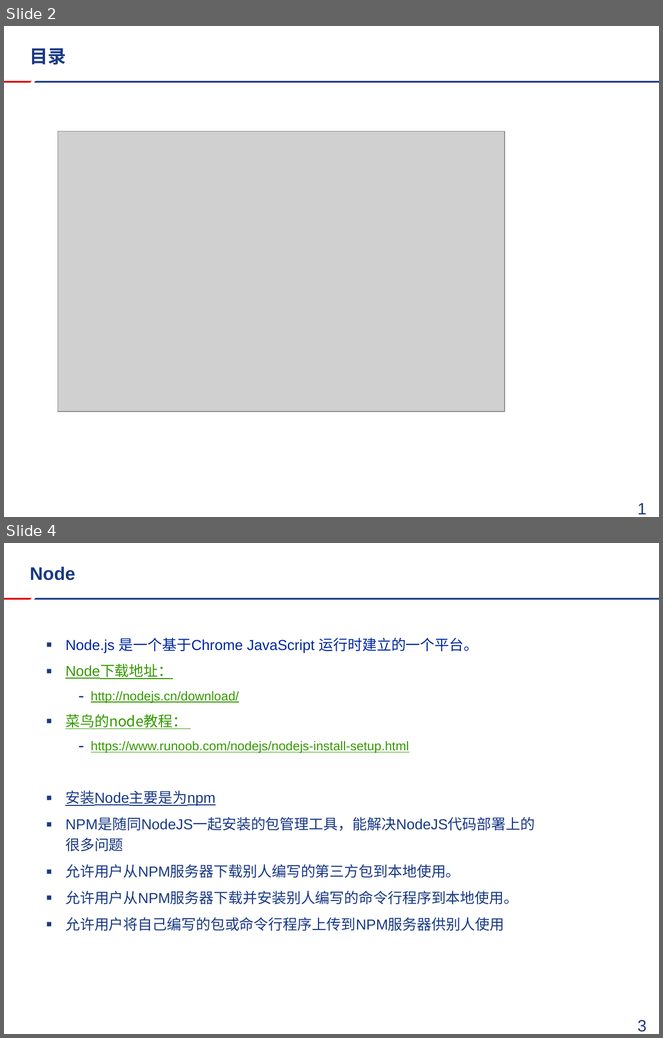
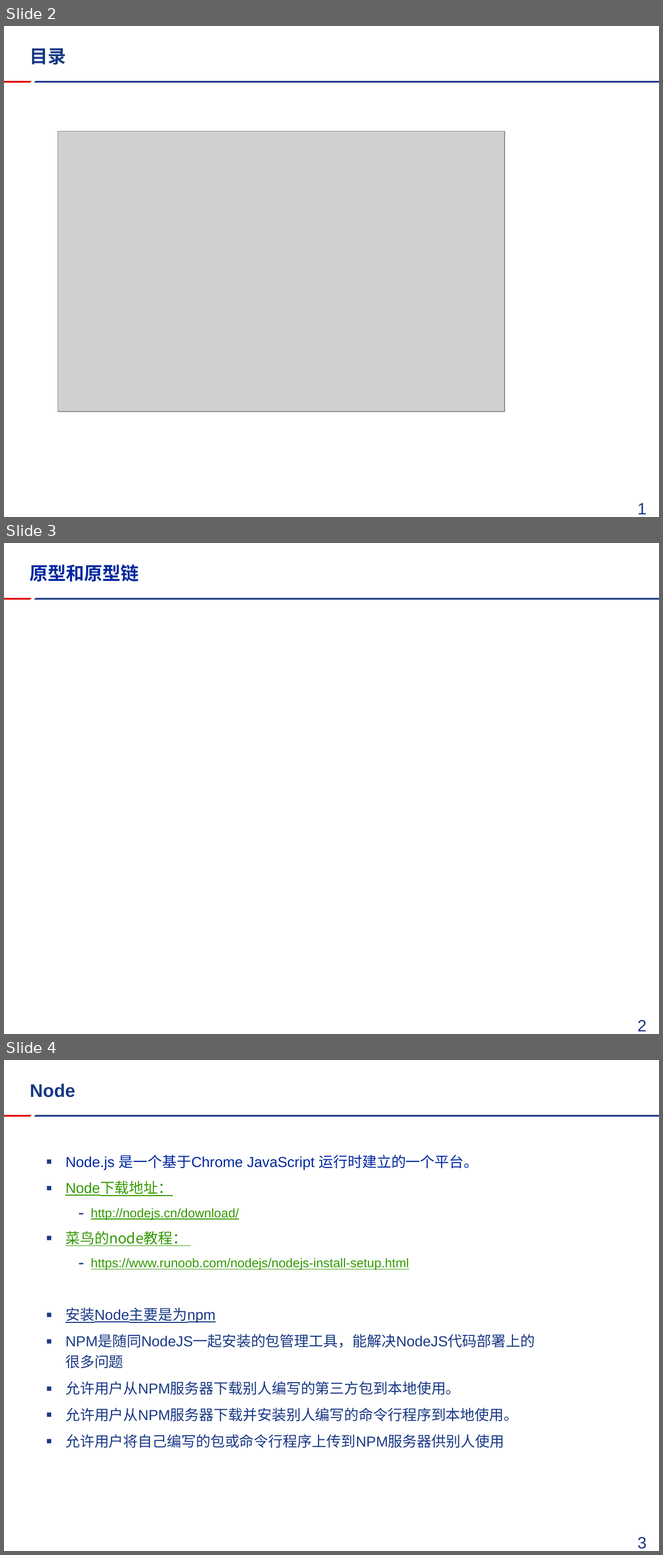
Before and after one commit to FireSmallPanda/swdt, a slide deck: javascript技术分享/mui以及推送分享.pptx. Shown one above the other, each under a label of ours: slides 2 and 4 before the commit, slides 2, 3 and 4 after it; the slides between them are not shown. The pictures are 663x1038 and 663x1555 pixels, drawn with LibreOffice and Linux fonts; fonts in the diff are those of the drawing; grey boxes stand for pictures; background and template pictures are left out. Boxes give left, top, right and bottom in pixels: in the first picture for what was removed or moved away, otherwise in the second. Text is boxed around its words. In the diff, an @@ line names an element or a change of style, - is before the commit and + after.

```diff
--- a/javascript技术分享/mui以及推送分享.pptx
+++ b/javascript技术分享/mui以及推送分享.pptx
@@ slide 3 added at bbox=[4, 543, 659, 1034], background #FFFFFF; not listed: 2 template elements that a slide beside it also shows @@
@@ title added at bbox=[30, 564, 139, 581], 20 pt, text #00279F, bold @@
+原型和原型链
@@ page number added at bbox=[638, 1020, 647, 1032], 18 pt, text #183884 @@
+2
```
Also in this commit, not shown: 1 slide removed.
